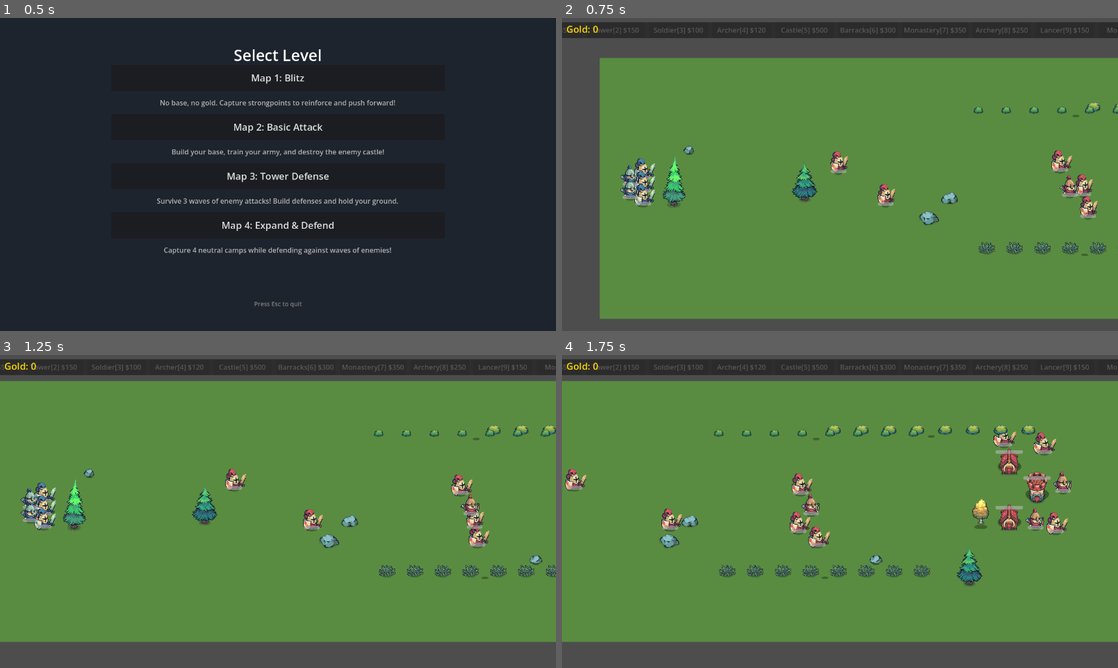
Above: before the commit, frames 1-4 (two rows, left to right).
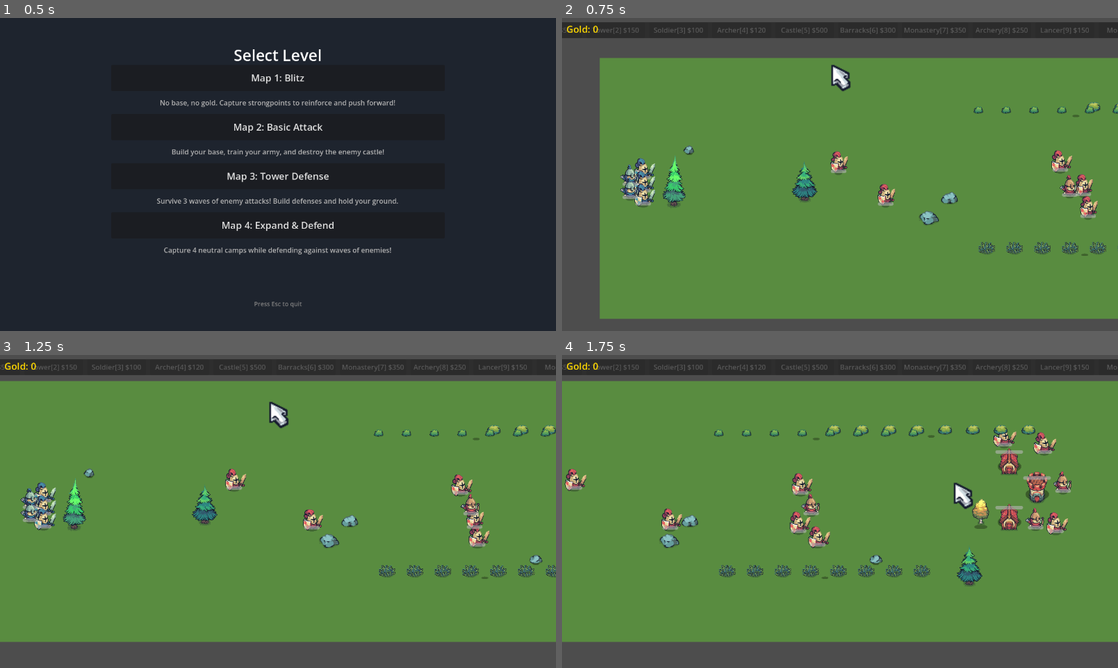
Above: after the commit, the same moments.

Repository: IguanaYu/godot_rts_start
Game: Godot game, scene res://scenes/level_select.tscn
Same seed, same stepped clock (60 frames per second), same inputs: the game is played once before the commit and once after it.
Inputs (mouse positions are in pixels of both pictures, inside the frame that each line leads up to):
- Up to frame 1 (0.5 s): no input
- Up to frame 2 (0.75 s): click "Map 1: Blitz" at 0.5 s
- Up to frame 3 (1.25 s): no input
- Up to frame 4 (1.75 s): tap Enter at 1.25 s; move the mouse to (962, 495) at 1.27 s; hold Right from 1.28 s (still down); tap 1 at 1.35 s; click (962, 495) at 1.42 s; tap Space at 1.52 s

Frame 1 is identical in both runs. In frame 2, 0.2% of the frame differs, in the area x 48-52%, y 14-24%; in frame 3, 0.2%; in frame 4, 0.2%, in the area x 70-74%, y 40-50%.

Commit message:
添加右键/A键点击特效 + 自定义光标系统（已测试）
- 新增点击特效：移动显示光标放大淡出，攻击显示剑弹出旋转淡出
- 新增CursorManager场景：支持在Inspector中调整光标贴图、大小、偏移
- A键攻击模式时切换为剑形光标，执行/取消后恢复默认箭头

Diff:
--- /dev/null
+++ b/scenes/attack_click_effect.tscn
@@ -0,0 +1,13 @@
+[gd_scene load_steps=3 format=3]
+
+[ext_resource type="Texture2D" path="res://assets/Tiny Swords (Free Pack)/Tiny Swords (Free Pack)/UI Elements/UI Elements/Icons/Icon_05.png" id="1_sword"]
+[ext_resource type="Script" path="res://scripts/click_effect.gd" id="2_script"]
+
+[node name="AttackClickEffect" type="Node2D"]
+z_index = 10
+type = 1
+script = ExtResource("2_script")
+
+[node name="Sprite" type="Sprite2D" parent="."]
+scale = Vector2(1.5, 1.5)
+texture = ExtResource("1_sword")
--- /dev/null
+++ b/scenes/cursor_manager.tscn
@@ -0,0 +1,10 @@
+[gd_scene load_steps=2 format=3]
+
+[ext_resource type="Script" path="res://scripts/cursor_manager.gd" id="1_script"]
+
+[node name="CursorManager" type="CanvasLayer"]
+layer = 100
+script = ExtResource("1_script")
+
+[node name="CursorSprite" type="Sprite2D" parent="."]
+top_level = true
--- /dev/null
+++ b/scenes/move_click_effect.tscn
@@ -0,0 +1,11 @@
+[gd_scene load_steps=3 format=3]
+
+[ext_resource type="Texture2D" path="res://assets/Tiny Swords (Free Pack)/Tiny Swords (Free Pack)/UI Elements/UI Elements/Cursors/Cursor_01.png" id="1_cursor"]
+[ext_resource type="Script" path="res://scripts/click_effect.gd" id="2_script"]
+
+[node name="MoveClickEffect" type="Node2D"]
+z_index = 10
+script = ExtResource("2_script")
+
+[node name="Sprite" type="Sprite2D" parent="."]
+texture = ExtResource("1_cursor")
--- /dev/null
+++ b/scripts/click_effect.gd
@@ -0,0 +1,28 @@
+extends Node2D
+
+enum EffectType { MOVE, ATTACK }
+
+@onready var sprite: Sprite2D = $Sprite
+
+var type: int = EffectType.MOVE
+
+func _ready() -> void:
+	var duration := 0.5
+
+	if type == EffectType.MOVE:
+		sprite.scale = Vector2(0.5, 0.5)
+		var tween := create_tween()
+		tween.set_parallel(true)
+		tween.tween_property(sprite, "scale", Vector2(1.5, 1.5), duration)
+		tween.tween_property(sprite, "modulate:a", 0.0, duration)
+		tween.chain().tween_callback(queue_free)
+
+	elif type == EffectType.ATTACK:
+		sprite.scale = Vector2(0.3, 0.3)
+		sprite.rotation = deg_to_rad(randf_range(-20, 20))
+		var tween := create_tween()
+		tween.set_parallel(true)
+		tween.tween_property(sprite, "scale", Vector2(1.5, 1.5), duration * 0.6)\
+			.set_ease(Tween.EASE_OUT).set_trans(Tween.TRANS_BACK)
+		tween.tween_property(sprite, "modulate:a", 0.0, duration)
+		tween.chain().tween_callback(queue_free)
--- /dev/null
+++ b/scripts/cursor_manager.gd
@@ -0,0 +1,41 @@
+extends CanvasLayer
+
+## 自定义光标管理器
+## 在 Inspector 中可直接调整：光标贴图、大小、偏移
+
+@export_group("默认光标")
+@export var default_cursor: Texture2D = preload("res://assets/Tiny Swords (Free Pack)/Tiny Swords (Free Pack)/UI Elements/UI Elements/Cursors/Cursor_01.png")
+@export var default_scale: float = 2.0
+@export var default_offset: Vector2 = Vector2(0, 0)
+
+@export_group("攻击光标")
+@export var attack_cursor: Texture2D = preload("res://assets/Tiny Swords (Free Pack)/Tiny Swords (Free Pack)/UI Elements/UI Elements/Icons/Icon_05.png")
+@export var attack_scale: float = 2.0
+@export var attack_offset: Vector2 = Vector2(0, 0)
+
+@onready var cursor_sprite: Sprite2D = $CursorSprite
+
+var _is_attack: bool = false
+
+func _ready() -> void:
+	Input.set_mouse_mode(Input.MOUSE_MODE_HIDDEN)
+	_update_cursor()
+
+func _process(_delta: float) -> void:
+	var mouse_pos := get_viewport().get_mouse_position()
+	if _is_attack:
+		cursor_sprite.global_position = mouse_pos + attack_offset
+	else:
+		cursor_sprite.global_position = mouse_pos + default_offset
+
+func set_attack(is_attack: bool) -> void:
+	_is_attack = is_attack
+	_update_cursor()
+
+func _update_cursor() -> void:
+	if _is_attack:
+		cursor_sprite.texture = attack_cursor
+		cursor_sprite.scale = Vector2(attack_scale, attack_scale)
+	else:
+		cursor_sprite.texture = default_cursor
+		cursor_sprite.scale = Vector2(default_scale, default_scale)
--- a/scripts/main.gd
+++ b/scripts/main.gd
@@ -37,6 +37,13 @@
 # 攻击移动
 var attack_move_mode: bool = false
 
+# 自定义光标管理器
+var cursor_manager: Node = null
+
+# 点击特效场景
+const MoveClickEffectScene := preload("res://scenes/move_click_effect.tscn")
+const AttackClickEffectScene := preload("res://scenes/attack_click_effect.tscn")
+
 # 放置模式
 var place_mode: PlaceMode = PlaceMode.NONE
 
@@ -87,6 +94,12 @@
 	result_label.visible = false
 	attack_move_indicator.visible = false
 	preview_rect.visible = false
+
+	# 初始化光标管理器
+	var CursorManagerScene := preload("res://scenes/cursor_manager.tscn")
+	cursor_manager = CursorManagerScene.instantiate()
+	add_child(cursor_manager)
+
 
 	# Load map config if set
 	_load_from_config()
@@ -930,6 +943,7 @@
 		elif place_mode != PlaceMode.NONE or attack_move_mode:
 			place_mode = PlaceMode.NONE
 			attack_move_mode = false
+			_set_attack_cursor(false)
 			return
 		else:
 			_open_pause_menu()
@@ -943,6 +957,7 @@
 				if attack_move_mode:
 					_do_attack_move(get_global_mouse_position())
 					attack_move_mode = false
+					_set_attack_cursor(false)
 				elif place_mode != PlaceMode.NONE:
 					_do_place(get_global_mouse_position())
 				else:
@@ -955,6 +970,7 @@
 		elif event.button_index == MOUSE_BUTTON_RIGHT and event.pressed:
 			attack_move_mode = false
 			place_mode = PlaceMode.NONE
+			_set_attack_cursor(false)
 			_right_click()
 		elif event.button_index == MOUSE_BUTTON_MIDDLE:
 			if event.pressed:
@@ -977,6 +993,7 @@
 				if not selected_units.is_empty():
 					attack_move_mode = true
 					place_mode = PlaceMode.NONE
+					_set_attack_cursor(true)
 			KEY_S:
 				_stop_selected()
 			KEY_H:
@@ -1080,6 +1097,7 @@
 			for ai in target.get_children():
 				if ai.has_method("on_attacked") and selected_units.size() > 0:
 					ai.on_attacked(selected_units[0])
+		_spawn_click_effect(AttackClickEffectScene, click_pos)
 		return
 
 	# 没点到敌人 → 普通攻击移动
@@ -1087,6 +1105,7 @@
 	for i in range(count):
 		var offset := _formation_offset(i, count)
 		selected_units[i].call("attack_move_to", click_pos + offset)
+	_spawn_click_effect(AttackClickEffectScene, click_pos)
 
 func _find_enemy_at(pos: Vector2):
 	# 先查敌方单位
@@ -1112,6 +1131,16 @@
 	for unit in selected_units:
 		unit.call("hold_position")
 
+# --- 点击特效与光标 ---
+
+func _spawn_click_effect(scene: PackedScene, pos: Vector2) -> void:
+	var effect: Node2D = scene.instantiate()
+	get_tree().current_scene.add_child(effect)
+	effect.global_position = pos
+
+func _set_attack_cursor(is_attack: bool) -> void:
+	cursor_manager.set_attack(is_attack)
+
 # --- 选择 ---
 
 func _selection_released() -> void:
@@ -1149,6 +1178,7 @@
 			for ai in target.get_children():
 				if ai.has_method("on_attacked"):
 					ai.on_attacked(selected_units[0])
+		_spawn_click_effect(AttackClickEffectScene, click_pos)
 		return
 
 	# 移动
@@ -1156,6 +1186,7 @@
 	for i in range(count):
 		var offset := _formation_offset(i, count)
 		selected_units[i].call("move_to", click_pos + offset)
+	_spawn_click_effect(MoveClickEffectScene, click_pos)
 
 # --- 工具 ---
 
